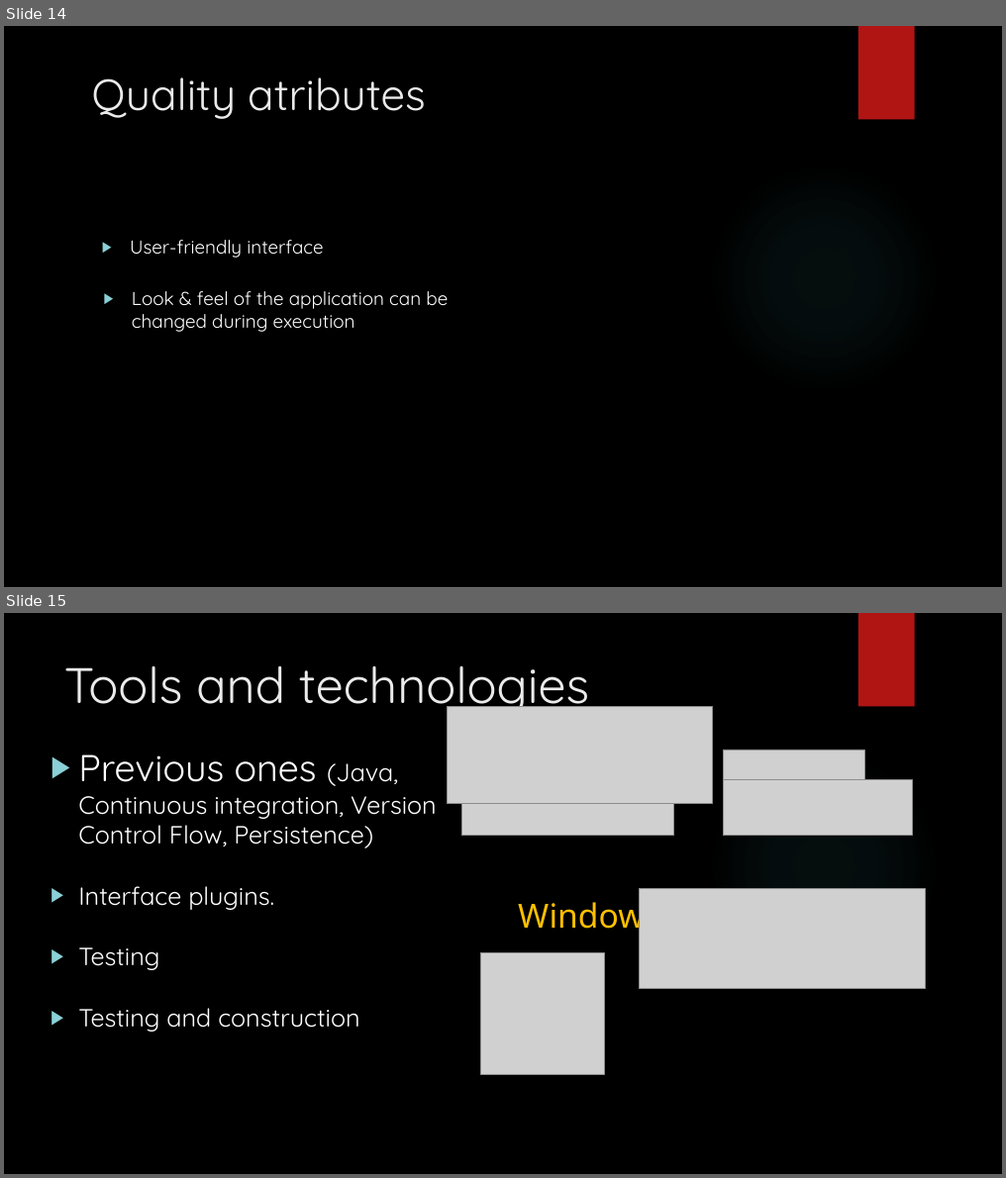
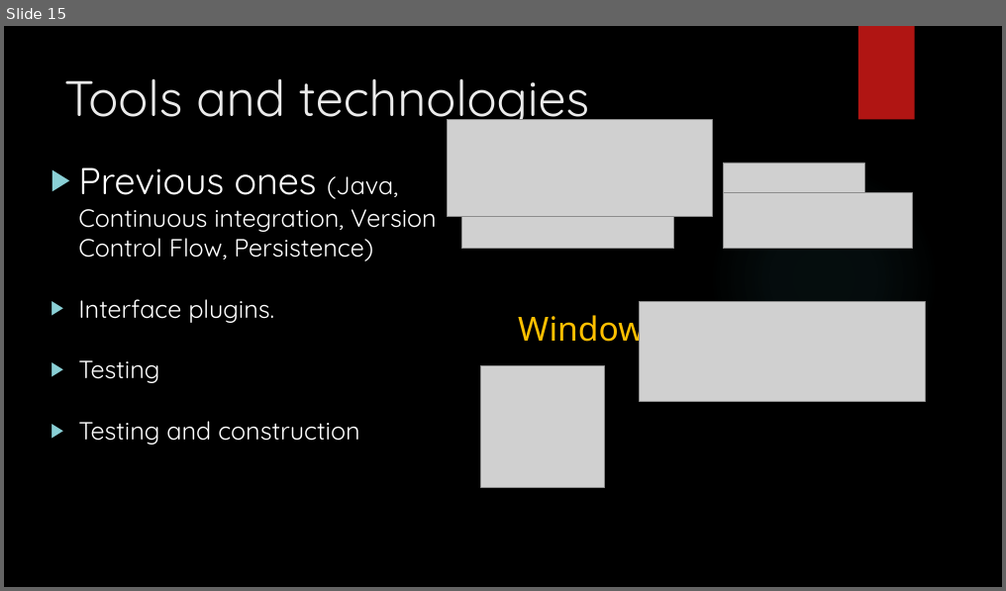
Before and after one commit to Arquisoft/Trivial_i1b, a slide deck: Documentation/Software Architecture.pptx. Shown one above the other, each under a label of ours: slides 14 and 15 before the commit, slide 15 after it. The pictures are 1006x1178 and 1006x591 pixels, drawn with LibreOffice and Linux fonts; fonts in the diff are those of the drawing; grey boxes stand for pictures; background and template pictures are left out. Boxes give left, top, right and bottom in pixels: in the first picture for what was removed or moved away, otherwise in the second. Text is boxed around its words. In the diff, an @@ line names an element or a change of style, - is before the commit and + after.

```diff
--- a/Documentation/Software Architecture.pptx
+++ b/Documentation/Software Architecture.pptx
@@ slide 14 removed at (4,26,1002,587), background picture (left out); not listed: 2 template elements that a slide beside it also shows @@
@@ title removed at (92,77,426,119) @@
-Quality atributes
@@ text removed at (130,240,323,258) @@
-▶ User-friendly interface
@@ text removed at (132,291,448,332) @@
-▶ Look & feel of the application can be changed during execution
```
Also in this commit, not shown: 1 slide changed, 13 slides added, 5 other slides removed, 1 other file.
